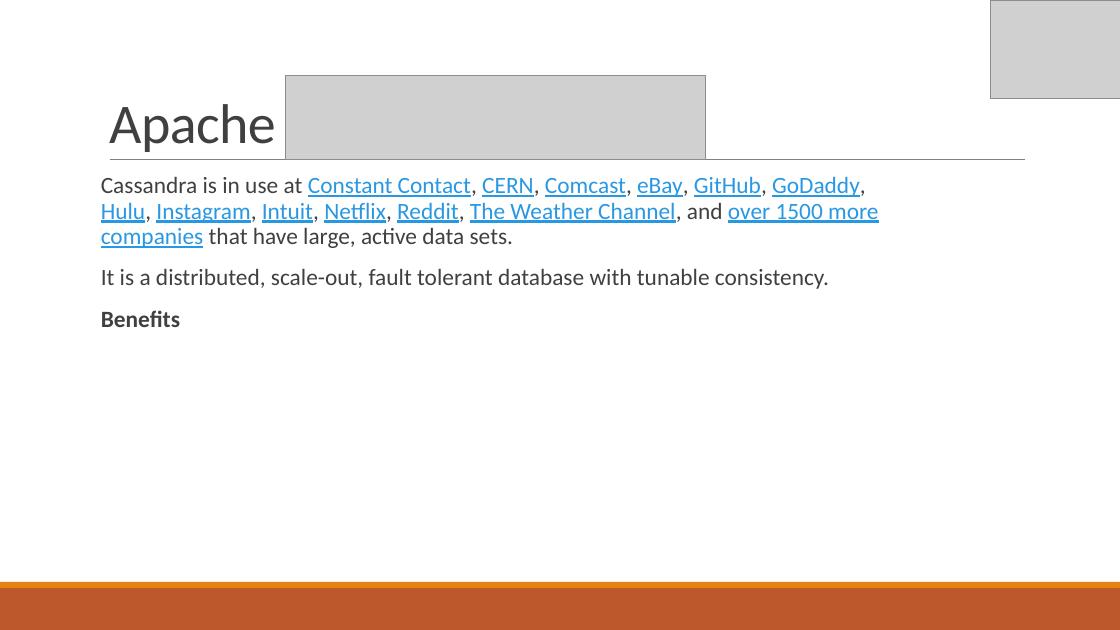
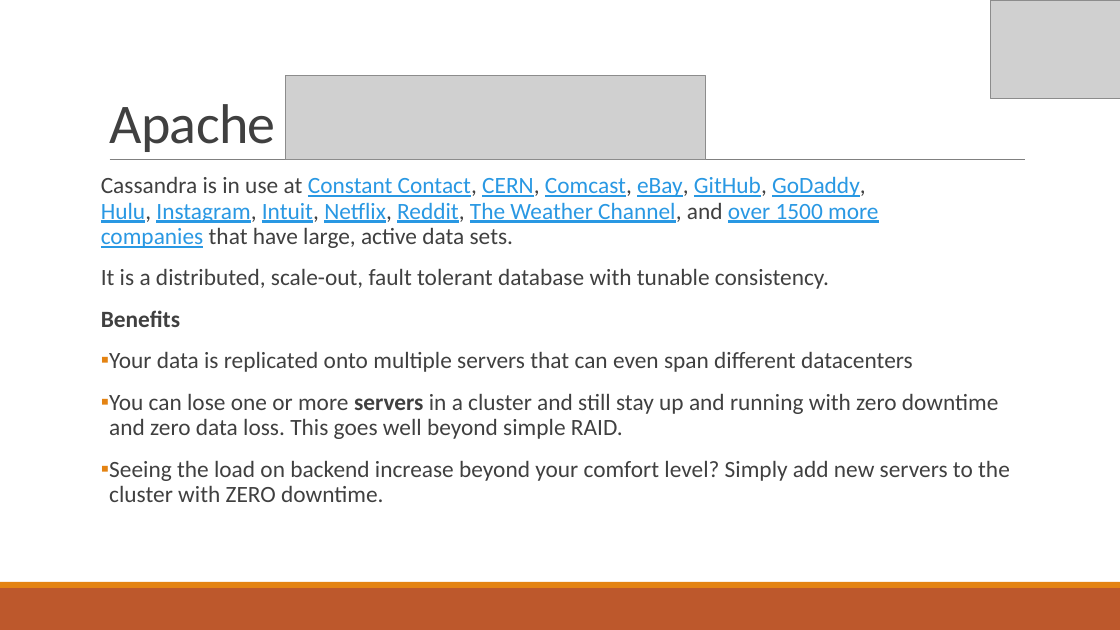
Before and after one commit to IslandzVW/opensim-cql-inventory, a slide deck: slide 6 of presentation/Scaling OpenSimulator Inventory using NoSQL.pptx. Drawn at 1120x630 pixels with LibreOffice and Linux fonts; fonts in the diff are those of the drawing; grey boxes stand for pictures. Boxes give left, top, right and bottom in pixels: in the first picture for what was removed or moved away, otherwise in the second. Text is boxed around its words. In the diff, an @@ line names an element or a change of style, - is before the commit and + after.

Commit message:
Finish 6th slide. Done for today.

```diff
--- a/presentation/Scaling OpenSimulator Inventory using NoSQL.pptx
+++ b/presentation/Scaling OpenSimulator Inventory using NoSQL.pptx
@@ text at [109, 352, 1010, 502]: paragraphs added @@
+▪ Your data is replicated onto multiple servers that can even span different datacenters
+▪ You can lose one or more servers in a cluster and still stay up and running with zero downtime and zero data loss. This goes well beyond simple RAID.
+▪ Seeing the load on backend increase beyond your comfort level? Simply add new servers to the cluster with ZERO downtime.
```
